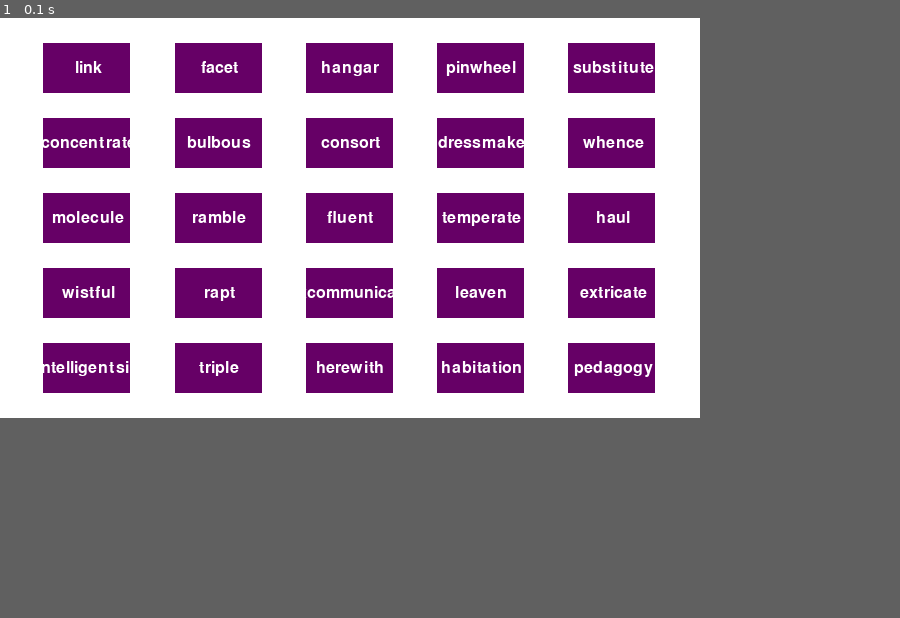
Above: before the commit, frame 1.
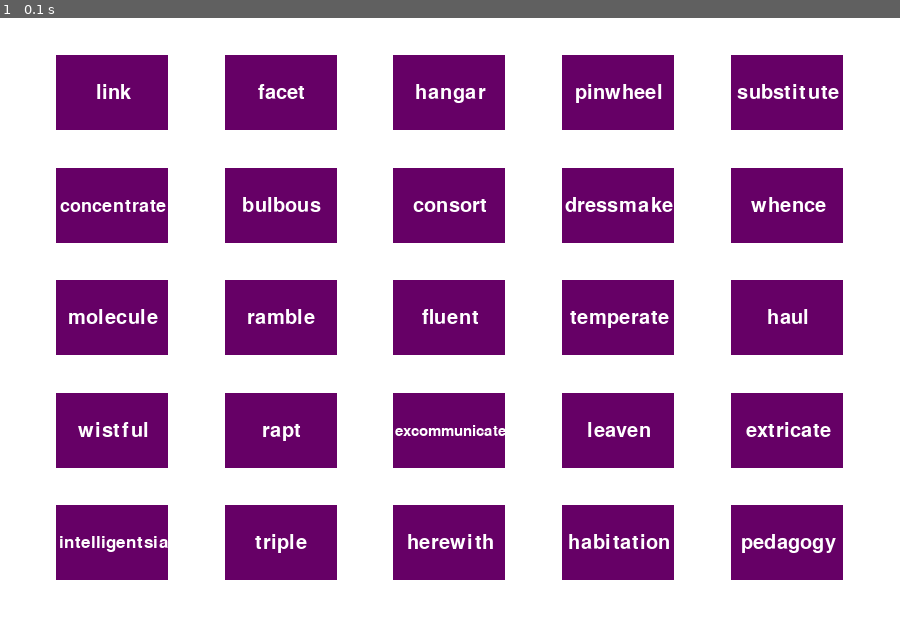
Above: after the commit, the same moment.

Repository: nitishlobo/aristotles_game
Game: pygame game, started from main.py
The game is run twice, just before and just after one commit, with the same random seed, the same clock (stepped at 60 frames per second) and the same inputs.
Inputs:
- Up to frame 1 (0.1 s): no input
In our replay, the window is 700x400 before the commit and 900x600 after it. These sizes can differ from the game's own. Grey fills any space a smaller window leaves; there, only what the larger window draws over its background counts as a difference.

The runs differ from the first frame. In frame 1, 42% of the frame differs, in the area x 4-94%, y 4-94%.

Commit message:
Added shrink feature for words that are too large for the cells. Fixed variable bug in get_text_surf_and_pos() function. Increased game window size and font size.

Diff:
--- a/main.py
+++ b/main.py
@@ -27,7 +27,7 @@
     font_size = font size of the game word (default 24)
     cell_border -- border of the cell (default 0)
     '''
-    def __init__(self, surf, left, top, width, height, init_col, word, team, team_col, font_size=24, cell_border=0):
+    def __init__(self, surf, left, top, width, height, init_col, word, team, team_col, font_size=30, cell_border=0):
         self.surf = surf
         self.left = left
         self.top = top
@@ -50,7 +50,7 @@
         '''Display the game word.'''
         #Get an invisible rectangular surface for the word and configure its location.
         tsurf, trect = get_text_surf_and_pos(str(self.word), colours.WHITE, self.font_size, \
-                            self.left + (self.width/2), self.top + (self.height/2))
+                            self.left + (self.width/2), self.top + (self.height/2), frame=(self.width, self.height))
 
         #Overlay current word onto the game display surface and display it.
         self.surf.blit(tsurf, trect)
@@ -102,9 +102,7 @@
             pass
     return line_count + 1
 
-#TODO: BUGFIX - PROVIDE OPTION TO RESIZE THE TEXT TO FIT WITHIN A
-#   SPECIFIED RECTANGULAR WIDTH & HEIGHT
-def get_text_surf_and_pos(string, colour, font_size, x, y, font=None):
+def get_text_surf_and_pos(string, colour, font_size, x, y, font=None, frame=(0, 0)):
     '''Return a surface object, its location, width and
     height on which text/string can be displayed on.
 
@@ -115,10 +113,20 @@
     x -- pixel from the left of the screen on which the middle of the string will be.
     y -- pixel from the top of the screen on which the vertical middle of the string will be.
     font -- font type of the string. None uses inbuilt default pygame font. (default None)
-    '''
-    font = pygame.font.Font(font, font_size)
+    frame -- shrink text to be within the specified frame (width, height). (default (0, 0)
+             0 for width and/or height will mean that particular parameter
+             is ignored as a shrink parameter.
+    '''
+    f = pygame.font.Font(font, font_size)
+    #Shrink text to be within frame if frame is defined
+    if frame[0] > 0 or frame[1] > 0:
+        while (f.size(string)[0] > frame[0] and frame[0] != 0) \
+        or (f.size(string)[1] > frame[1] and frame[1] != 0):
+            font_size = font_size - 1
+            f = pygame.font.Font(font, font_size)
+
     #Get an invisible rectangular surface for the word and configure its location.
-    text_surf = font.render(string, True, colour)
+    text_surf = f.render(string, True, colour)
     text_rect = text_surf.get_rect()
     text_rect.center = (x, y)
     return text_surf, text_rect
@@ -176,8 +184,8 @@
     pygame.init()
 
     #Launch game window
-    window_w = 700
-    window_h = 400
+    window_w = 900
+    window_h = 600
     game_display = pygame.display.set_mode((window_w, window_h), pygame.RESIZABLE)
     game_display.fill(colours.WHITE)
 
@@ -188,7 +196,7 @@
         if dict_count == -1:
             error_msg = "Error: could not find the dictionary file!"
         esurf, erect = get_text_surf_and_pos(game_display, error_msg, colours.PRIMARY_RED, \
-                                                    35, window_w/2, window_h/2)
+                                            35, window_w/2, window_h/2)
 
         #Overlay current message onto the game display surface and display it.
         game_display.blit(esurf, erect)
@@ -212,6 +220,7 @@
 
     #Use system clock to generate random numbers
     seed(None)
+    #TODO: BUGFIX - NEED TO HAVE THE SAME NUMBER OF WORDS ASSIGNED FOR BOTH TEAMS.
     #Randomly assign each word to 1 of 2 teams
     teams = [randint(1, 2) for i in range(rows*cols)]
     #Assign 2 words to death 'team' if game has more than 25 words.
@@ -243,8 +252,5 @@
             cell_list[-1].draw_rect()
             cell_list[-1].display_word()
 
-    # for i in range(rows*cols):
-        # cell_list[i].reveal_team()
-
     #Run the game
     game_loop(cell_list)
